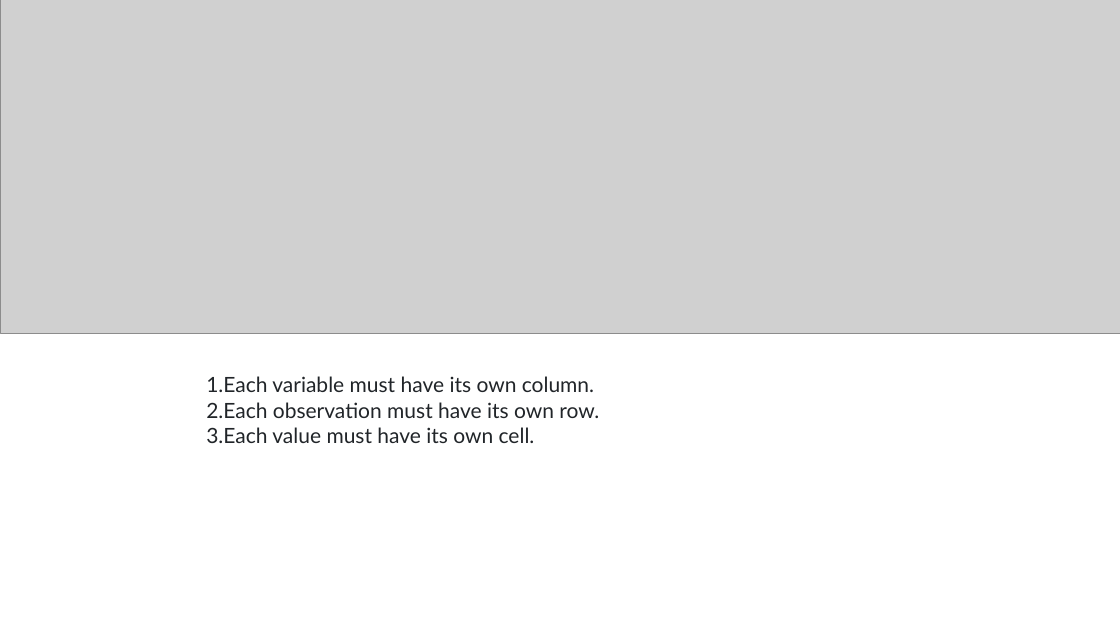
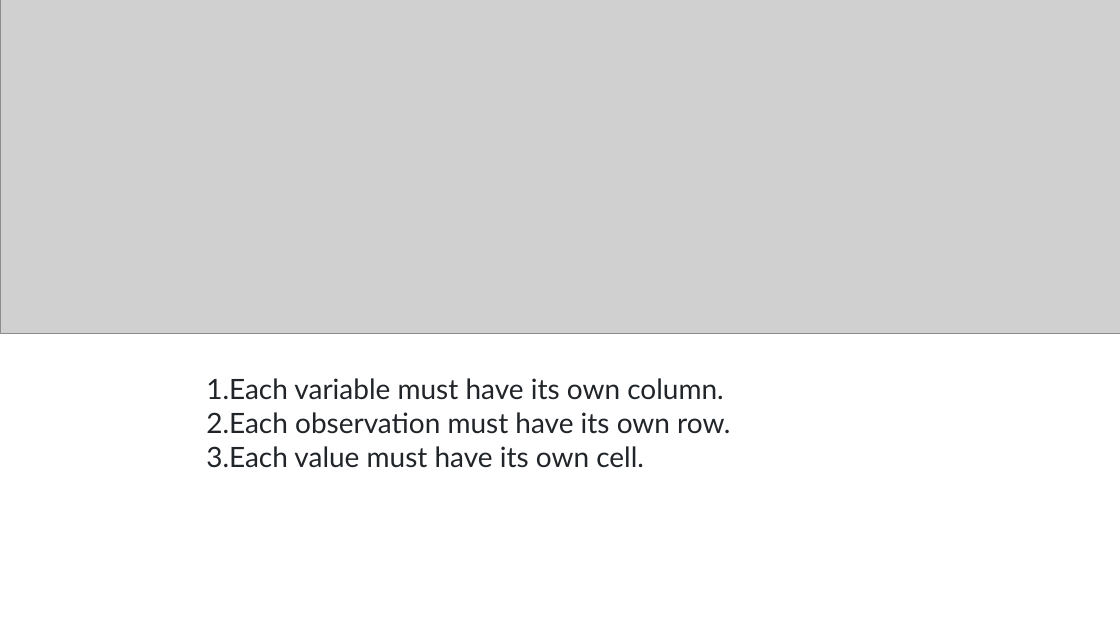
Before and after one commit to nicksavill/DEB_development, a slide deck: slide 4 of Week_2/TIdy_data.pptx. Drawn at 1120x630 pixels with LibreOffice and Linux fonts; fonts in the diff are those of the drawing; grey boxes stand for pictures. Boxes give left, top, right and bottom in pixels: in the first picture for what was removed or moved away, otherwise in the second. Text is boxed around its words. In the diff, an @@ line names an element or a change of style, - is before the commit and + after.

```diff
--- a/Week_2/TIdy_data.pptx
+++ b/Week_2/TIdy_data.pptx
@@ text "Each variable must have its ..." at box(206, 378, 730, 468): size 18 to 24 pt @@
```
Also in this commit, not shown: 3 other slides changed, 7 slides added, 13 other files.
